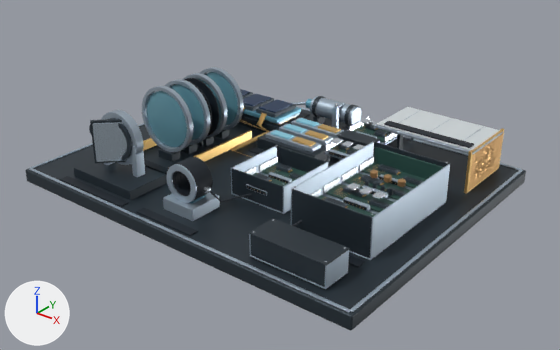
A saved change to the glTF model public/models/tirs2.glb.
Camera for both pictures: a 50 mm lens placed at (12.09, -14.51, 8.81), pointed at (0.68, -0.25, -0.03). The lights are fixed; the arrows at lower left show +X, +Y and +Z. The older version comes first. Where no turn or scale is listed for an object, it has been applied to the vertices. Vertices at exactly the same position are counted once.

In view in the first picture: 'Blackbody — Machined satin aluminum', 'Blackbody — Optical and connector recess', 'Electronics — Anodized chassis', 'Electronics — Machined satin aluminum', 'Electronics — Midnight circuit laminate', 'Radiator — Radiator coating', 'Readout — Anodized chassis', 'SceneSelect — Anodized chassis', 'Structure — Anodized chassis', 'Structure — Machined satin aluminum', 'Telescope — Anodized chassis', 'Telescope — Machined satin aluminum', 'Telescope — Refractive element teaching blue' and 41 more.
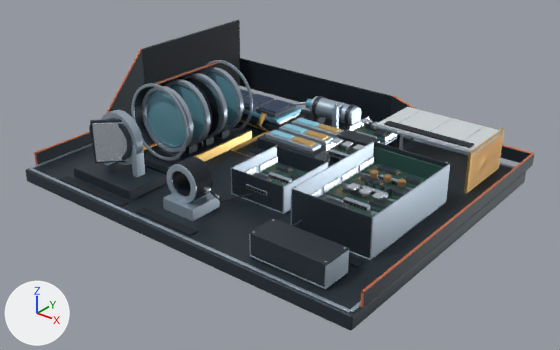
The change, as a list of edits to the scene's bpy script:
```text
Change me_open_instrument_bench:
    remove me_open_instrument_bench.from_pydata(...)  # 56 vertices, 108 faces; spans x -5.2..5.2, y -4.12..4.12, z -0.18..0.18
    add me_open_instrument_bench.from_pydata(...)  # 85 vertices, 160 faces; spans x -5.2..5.2, y -4.12..4.49, z -0.18..2.45
    me_open_instrument_bench part 1: a new loose piece of 29 vertices spanning x -5.2..5.2, y -3.76..4.49, z 0.18..2.45, in mat_anodized_chassis (dark blue #303a43)
Change me_lens_cell_foot_1:
    remove me_lens_cell_foot_1.from_pydata(...)  # 144 vertices, 264 faces; spans x -0.26..0.26, y -0.16..2.15, z -0.11..0.19
    add me_lens_cell_foot_1.from_pydata(...)  # 480 vertices, 932 faces; spans x -1.02..0.26, y -0.28..2.28, z -0.11..2.01
    me_lens_cell_foot_1 part 2: a new loose piece of 336 vertices spanning x -1.02..-0.17, y -0.28..2.28, z 0.15..2.01, in mat_anodized_chassis (dark blue #303a43)
Change me_lens_cell_1:
    remove me_lens_cell_1.from_pydata(...)  # 1536 vertices, 3072 faces; spans x -3.26..-1.44, y -1.37..0.77, z 0.19..2.01
    add me_lens_cell_1.from_pydata(...)  # 2304 vertices, 4608 faces; spans x -3.41..-1.29, y -1.61..1.0, z 0.04..2.16
    me_lens_cell_1 part 3: a new loose piece, a torus around y (ring radius 1.023, tube radius 0.043) spanning x -3.41..-1.29, y 0.955..1.005, z 0.04..2.16, in mat_machined_satin_aluminum (pale blue #afbfcd)
    me_lens_cell_1 part 4: a new loose piece, a torus around y (ring radius 1.023, tube radius 0.043) spanning x -3.41..-1.29, y -1.605..-1.555, z 0.04..2.16, in mat_machined_satin_aluminum (pale blue #afbfcd)
Add ob_telescope___cutaway_section_edge_001:
    ob_telescope___cutaway_section_edge_001 = bpy.data.objects.new('Telescope — Cutaway section edge.001', me_lens_barrel_section_edge)  # 24 vertices, 24 faces; spans x -2.9..-2.5, y -1.58..0.98, z 0.23..2.11; in mat_cutaway_section_edge_001 (orange #ce734b)
    ob_telescope___cutaway_section_edge_001.location = (0.0, 0.0, 0.0)
Add ob_structure___optical_and_connector_recess:
    ob_structure___optical_and_connector_recess = bpy.data.objects.new('Structure — Optical and connector recess', me_housing_stray_light_lining__far_wall)  # 16 vertices, 24 faces; spans x -2.99..2.99, y -4.24..0.01, z -0.45..1.75; in mat_optical_and_connector_recess (black #121d27)
    ob_structure___optical_and_connector_recess.location = (-1.78, 4.34, 0.47)
Add ob_structure___cutaway_section_edge:
    ob_structure___cutaway_section_edge = bpy.data.objects.new('Structure — Cutaway section edge', me_cutaway_section_edge__back)  # 72 vertices, 84 faces; spans x -4.81..5.61, y -3.88..4.4, z -0.02..2.28; in mat_cutaway_section_edge (orange #ce734b)
    ob_structure___cutaway_section_edge.location = (0.0, 0.0, 0.0)
```

Where the change shows, as pixel boxes [x1, y1, x2, y2] in the pictures (560 x 350 px):
'Structure — Anodized chassis', reshaped: before [25, 109, 526, 330]; after [25, 20, 534, 330]
'Structure — Optical and connector recess', added (black): after [142, 21, 392, 122]
'Telescope — Machined satin aluminum', reshaped (19% wider, 17% taller): before [142, 67, 244, 153]; after [131, 60, 253, 161]
'Telescope — Anodized chassis', reshaped: before [158, 129, 229, 162]; after [135, 62, 229, 162]
'Structure — Cutaway section edge', added: after [34, 48, 534, 308]
'Telescope — Cutaway section edge.001', added: after [149, 62, 219, 147]
part 1 of me_open_instrument_bench, added: after [36, 20, 534, 307]
part 2 of me_lens_cell_foot_1, added: after [135, 62, 216, 146]
part 3 of me_lens_cell_1, added: after [206, 60, 253, 132]
part 4 of me_lens_cell_1, added: after [131, 83, 189, 161]
